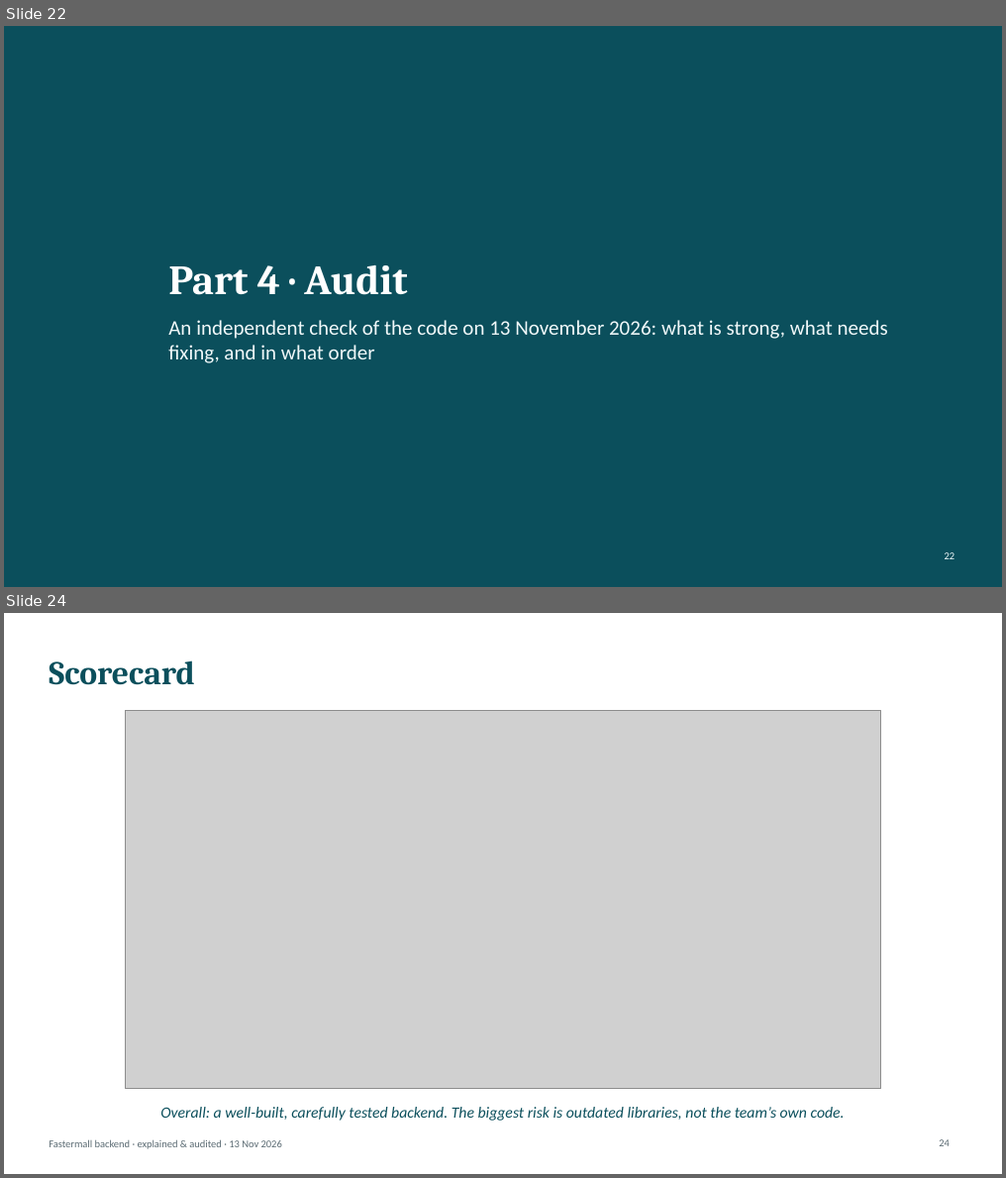
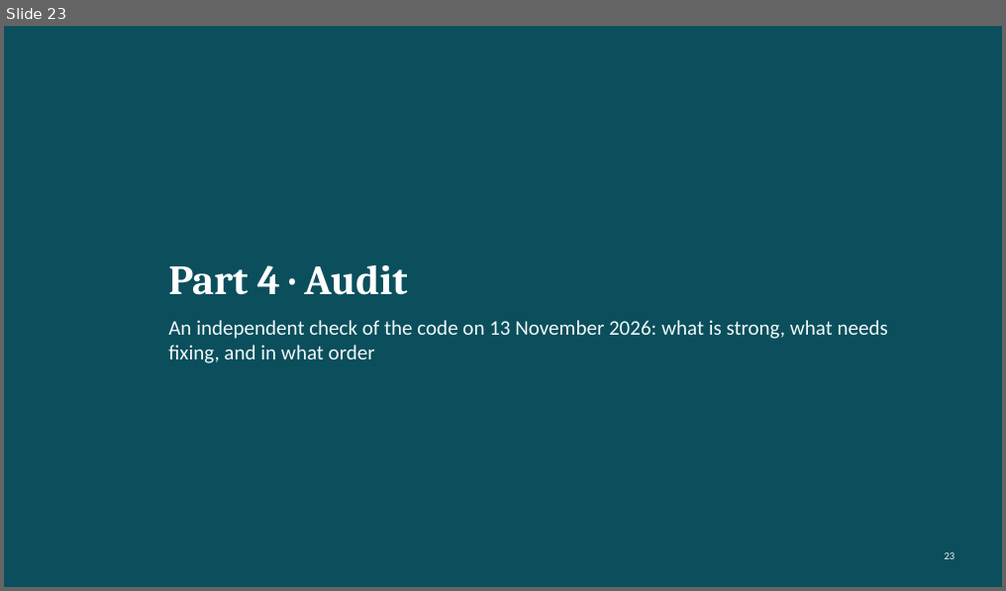
Before and after one commit to chris008123/Fastermall-Backend-, a slide deck: presentation/Fastermall_Backend_Explained.pptx. Shown one above the other, each under a label of ours: slides 22 and 24 before the commit, slide 23 after it; the slides between them are not shown. The pictures are 1006x1178 and 1006x591 pixels, drawn with LibreOffice and Linux fonts; fonts in the diff are those of the drawing; grey boxes stand for pictures. Boxes give left, top, right and bottom in pixels: in the first picture for what was removed or moved away, otherwise in the second. Text is boxed around its words. In the diff, an @@ line names an element or a change of style, - is before the commit and + after.

```diff
--- a/presentation/Fastermall_Backend_Explained.pptx
+++ b/presentation/Fastermall_Backend_Explained.pptx
@@ slide 24 removed at (x1=4, y1=613, x2=1002, y2=1174), background #FFFFFF @@
@@ title removed at (x1=49, y1=661, x2=195, y2=685) @@
-Scorecard
@@ picture removed at (x1=126, y1=710, x2=881, y2=1088) @@
@@ text removed at (x1=160, y1=1107, x2=845, y2=1121) @@
-Overall: a well-built, carefully tested backend. The biggest risk is outdated libraries, not the team’s own code.
@@ text removed at (x1=49, y1=1140, x2=282, y2=1150) @@
-Fastermall backend · explained & audited · 13 Nov 2026
@@ page number removed at (x1=939, y1=1140, x2=949, y2=1147) @@
-24
@@ what was slide 22 is now slide 23 @@
```
Also in this commit, not shown: 25 slides changed, 3 slides added, 1 other slide removed, 18 other files.
